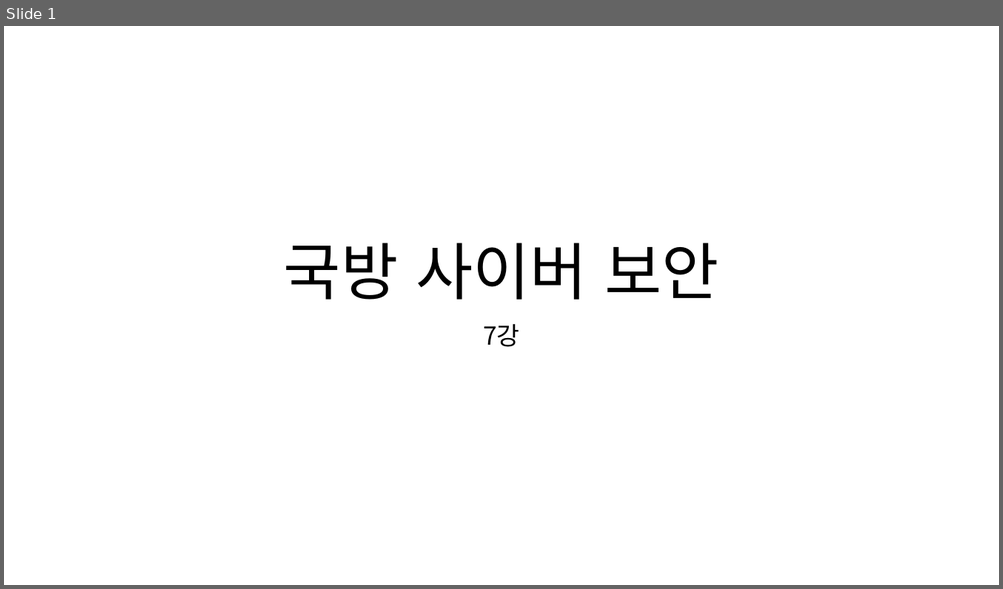
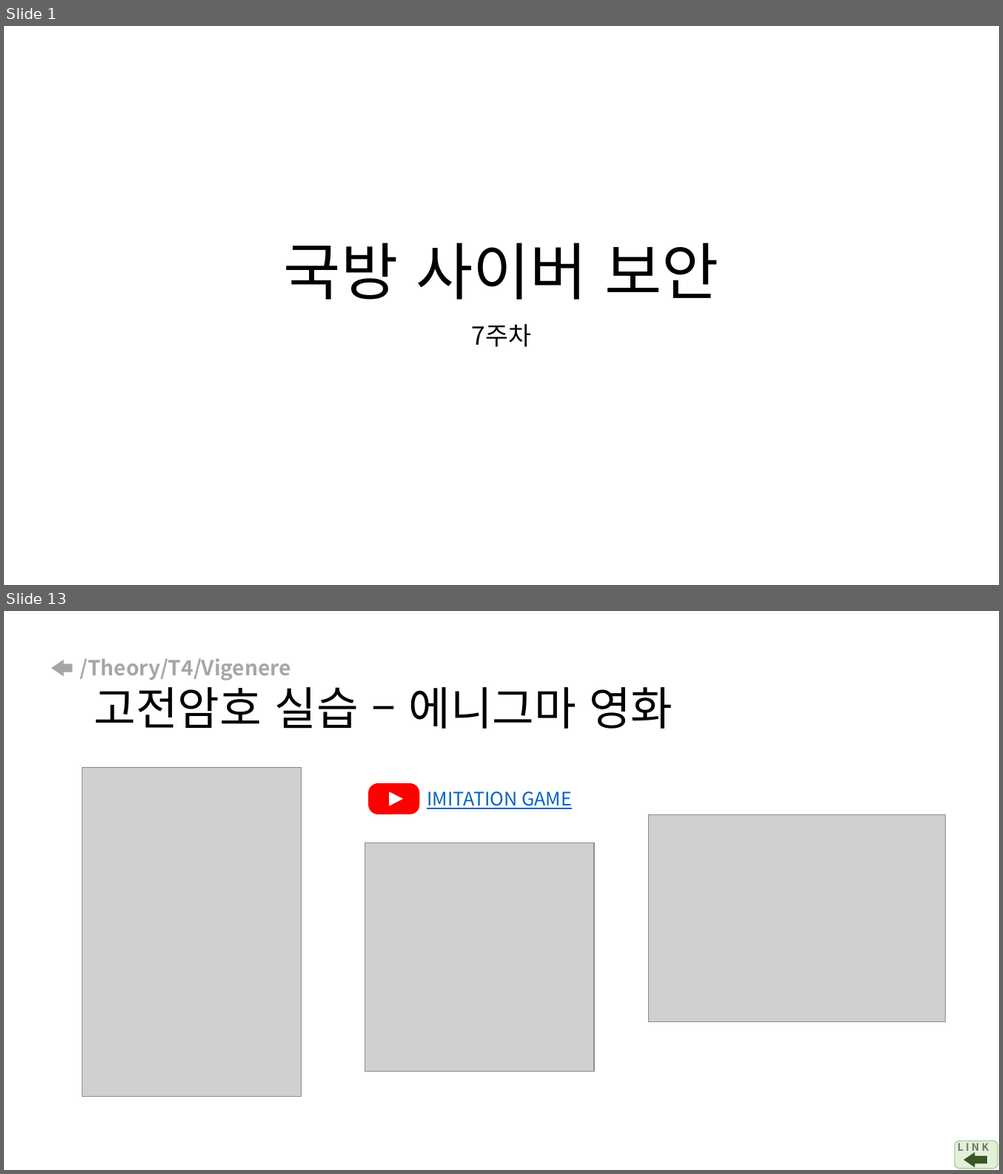
Before and after one commit to arizona95/CyberTraining, a slide deck: Lecture/student_before_class_ppt/국방사이버보안_수업전_7강.pptx. Shown one above the other, each under a label of ours: slide 1 before the commit, slides 1 and 13 after it; the slides between them are not shown. The pictures are 1003x589 and 1003x1174 pixels, drawn with LibreOffice and Linux fonts; fonts in the diff are those of the drawing; grey boxes stand for pictures. Boxes give left, top, right and bottom in pixels: in the first picture for what was removed or moved away, otherwise in the second. Text is boxed around its words. In the diff, an @@ line names an element or a change of style, - is before the commit and + after.

```diff
--- a/Lecture/student_before_class_ppt/국방사이버보안_수업전_7강.pptx
+++ b/Lecture/student_before_class_ppt/국방사이버보안_수업전_7강.pptx
@@ slide 13 added at [4, 611, 999, 1170], background #FFFFFF @@
@@ right arrow added at [51, 660, 72, 677], fill #A6A6A6 @@
@@ title added at [79, 658, 672, 729], 20 pt, text #A6A6A6, bold @@
+/Theory/T4/Vigenere
+고전암호 실습 – 에니그마 영화
@@ picture added at [82, 768, 301, 1096] @@
@@ rounded rectangle added at [368, 783, 420, 815], fill #FF0000 @@
@@ flow chart extract added at [389, 792, 403, 806], fill #FFFFFF @@
@@ text added at [427, 792, 572, 809], 18 pt, text #0563C1, underline @@
+IMITATION GAME
@@ picture added at [648, 815, 945, 1022] @@
@@ picture added at [365, 843, 595, 1072] @@
@@ rounded rectangle added at [955, 1142, 998, 1169], fill #E2F0D9, outline #A9D18E 1 pt @@
@@ text added at [957, 1142, 989, 1155], 10 pt, text #767171, bold @@
+L I N K
@@ right arrow added at [964, 1153, 987, 1167], fill #385723 @@
@@ slide 1 changed as well @@
@@ subtitle at [472, 324, 531, 347]: text changed @@
-7강
+7주차
```
Also in this commit, not shown: 2 other slides changed, 16 other slides added, 13 slides removed, 21 other files.
